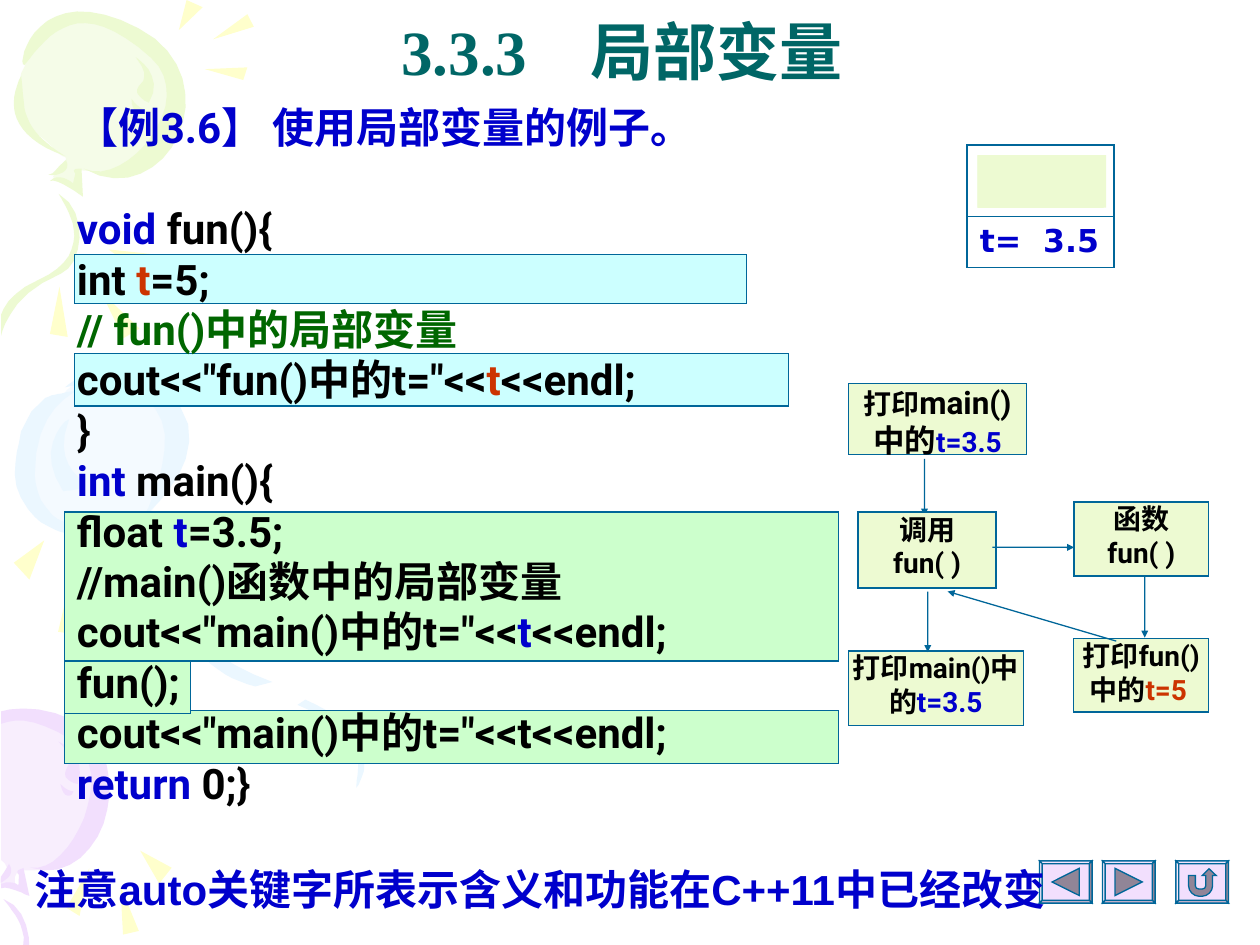
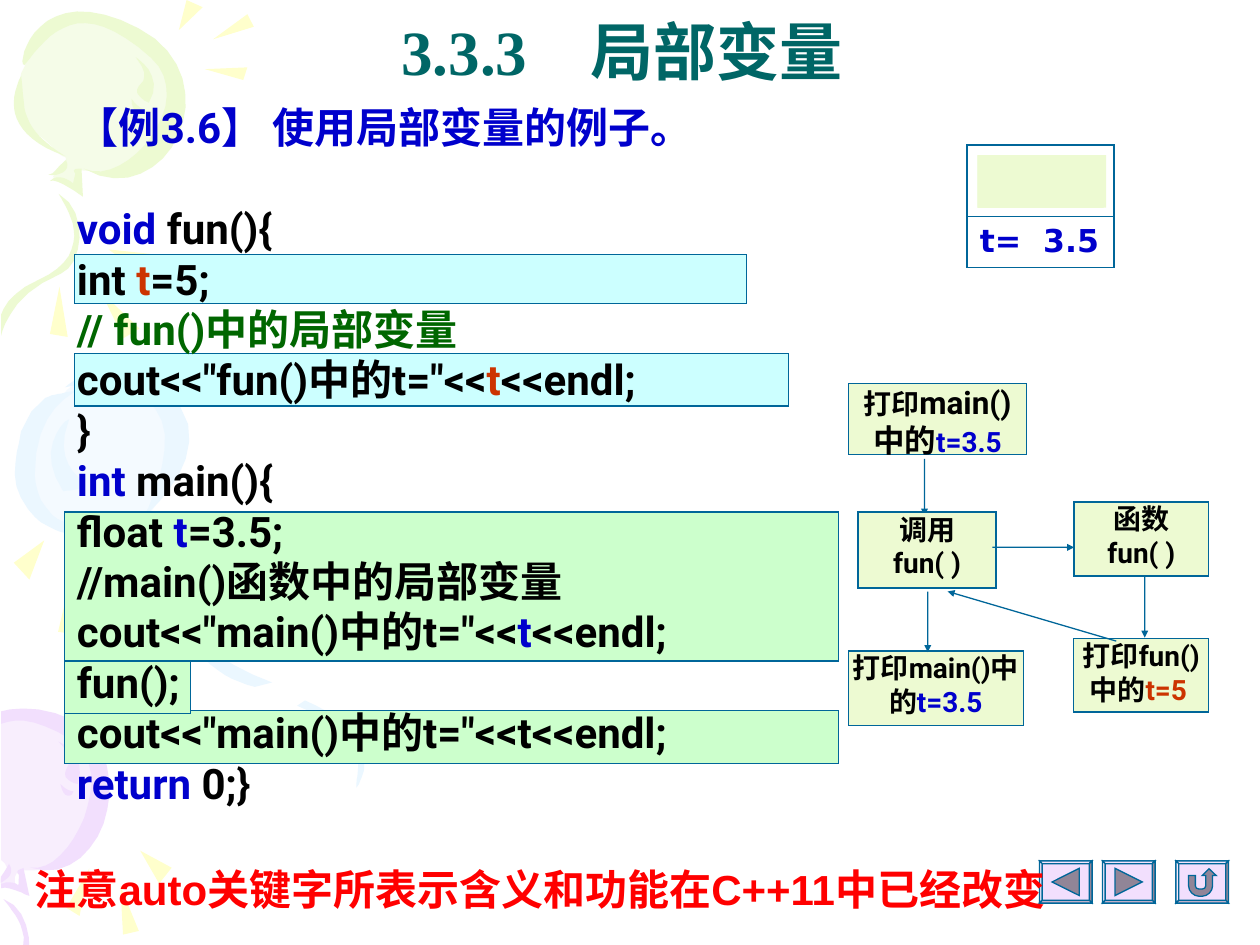
Before and after one commit to Changhe160/Changhe160.github.io, a slide deck: slide 80 of teachingRes/Cplusplus/unit03函数.ppt (slide 77 before the commit). Drawn at 1260x945 pixels with LibreOffice and Linux fonts; fonts in the diff are those of the drawing. Boxes give left, top, right and bottom in pixels: in the first picture for what was removed or moved away, otherwise in the second. Text is boxed around its words. In the diff, an @@ line names an element or a change of style, - is before the commit and + after.

```diff
--- a/teachingRes/Cplusplus/unit03函数.ppt
+++ b/teachingRes/Cplusplus/unit03函数.ppt
@@ text "注意auto关键字所表示含义和功能在C++11中已经改变" at [35, 863, 1045, 916]: text colour #0000CC to #FF0000 @@
```
Also in this commit, not shown: 87 other slides changed, 4 slides added, 1 slide removed.
